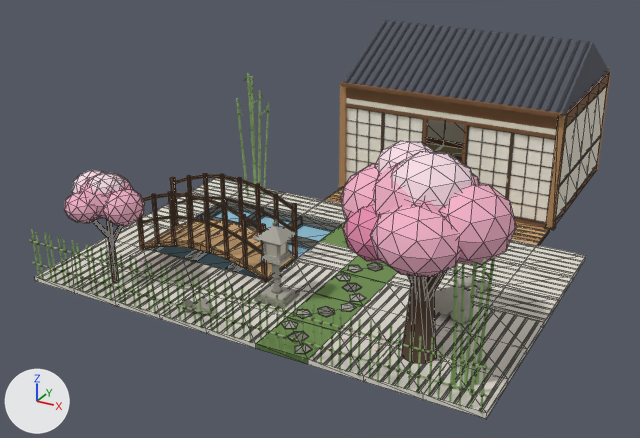
The glTF model sakura-kit/build/scene_teahouse.glb, before and after one commit.
One viewpoint serves both versions: a camera (50 mm lens) standing at (9.05, -17.61, 7.82) and looking at (0.82, -2.64, 0.33). The axes (+X, +Y, +Z) are drawn at lower left. The lights are the same throughout. The older version comes first. Mesh edges are drawn as thin lines on the coarser meshes. Vertices at exactly the same position are counted once.

Names of what the first picture shows: 'sakura_door_shoji_1m.001', 'sakura_door_shoji_1m.003', 'sakura_door_shoji_1m.004', 'sakura_floor_gravel_raked.031', 'sakura_floor_water.001', 'sakura_floor_water.002', 'sakura_floor_water.003', 'sakura_floor_water.004', 'sakura_floor_water.005', 'sakura_floor_water.006', 'sakura_floor_water.007', 'sakura_floor_water.008', 'sakura_floor_water.009', 'sakura_garden_bridge_3m.001', 'sakura_roof_eave_1m.002', 'sakura_roof_eave_1m.004', 'sakura_roof_eave_1m.006', 'sakura_roof_eave_1m.008', 'sakura_roof_eave_1m.010', 'sakura_tree_sakura_a.001', 'sakura_tree_sakura_b.001' and 73 more.
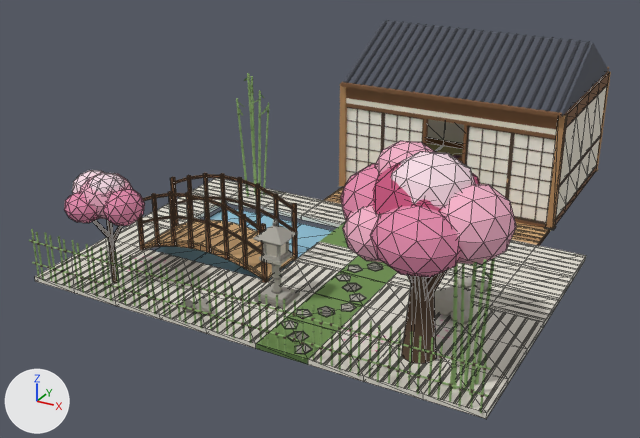
Boxes (x1, y1, x2, y2) around the edits, measured in the pictures (640 x 438 px):
'sakura_floor_water.009', reshaped
    before: (285, 215, 341, 241)
    after: (289, 224, 332, 248)
'sakura_floor_water.003', reshaped
    before: (202, 200, 262, 223)
    after: (210, 208, 263, 226)
'sakura_floor_water.004', reshaped
    before: (183, 250, 233, 269)
    after: (194, 252, 241, 272)
'sakura_floor_water.006', reshaped (26% shorter)
    before: (246, 207, 301, 229)
    after: (246, 215, 301, 231)
'sakura_floor_water.001', reshaped
    before: (145, 246, 196, 258)
    after: (154, 246, 206, 261)
'sakura_floor_water.008', reshaped
    before: (289, 236, 319, 258)
    after: (285, 243, 310, 267)
'sakura_floor_water.007', reshaped
    before: (225, 260, 294, 280)
    after: (235, 267, 286, 280)
'sakura_floor_water.002', reshaped (not visible afterwards)
    before: (186, 214, 238, 224)
'sakura_floor_water.005', reshaped (not visible afterwards)
    before: (237, 223, 257, 231)
part 1 of me_sakura_floor_water, cut back
    before: (145, 200, 341, 279)
    after: (154, 208, 332, 279)
part 2 of me_sakura_tree_sakura_a, surface changed
    both: (340, 141, 480, 277)
part 3 of me_sakura_tree_sakura_b, surface changed
    both: (64, 189, 145, 226)

What changed in the scene script:
```text
Change me_sakura_floor_water:
    used by ob_sakura_floor_water_001; location = (-1.5, -4.5, 0.0)
    remove me_sakura_floor_water.from_pydata(...)  # 20 vertices, 36 faces; spans x -0.5..0.5, y -0.5..0.5, z -0.3..0.0
    add me_sakura_floor_water.from_pydata(...)  # 8 vertices, 12 faces; spans x -0.5..0.5, y -0.5..0.5, z -0.3..-0.2
    me_sakura_floor_water part 1
    16 vertices are removed from x -0.5..0.5, y -0.5..0.5, z -0.2..0.0
    34 faces are deleted
    4 vertices are added at (-0.5, -0.5, -0.2), (-0.5, 0.5, -0.2), (0.5, -0.5, -0.2), (0.5, 0.5, -0.2)
    10 new faces join them
Change me_sakura_tree_sakura_a:
    where me_sakura_tree_sakura_a.from_pydata(...)  # 458 vertices, 860 faces; spans x -1.4..1.4, y -1.39..1.39, z 0.0..3.5
    used by ob_sakura_tree_sakura_a_001; location = (4.5, -6.0, 0.0)
    me_sakura_tree_sakura_a part 2: texture (UV) coordinates of 480 of 860 faces, centred in x -1.39..0.86, y -1.33..1.33, z 1.83..3.42, changed; they spanned u 0.06..0.31, v 0.12..0.12 and now span u 0.06..0.44, v 0.12..0.12
Change me_sakura_tree_sakura_b:
    where me_sakura_tree_sakura_b.from_pydata(...)  # 246 vertices, 460 faces; spans x -0.8..0.8, y -0.62..0.62, z 0.0..2.2
    used by ob_sakura_tree_sakura_b_001; location = (-1.5, -6.5, 0.0)
    me_sakura_tree_sakura_b part 3: texture (UV) coordinates of 160 of 460 faces, centred in x -0.58..0.8, y -0.58..0.34, z 1.36..1.96, changed; they spanned u 0.19..0.19, v 0.12..0.12 and now span u 0.31..0.31, v 0.12..0.12
```
